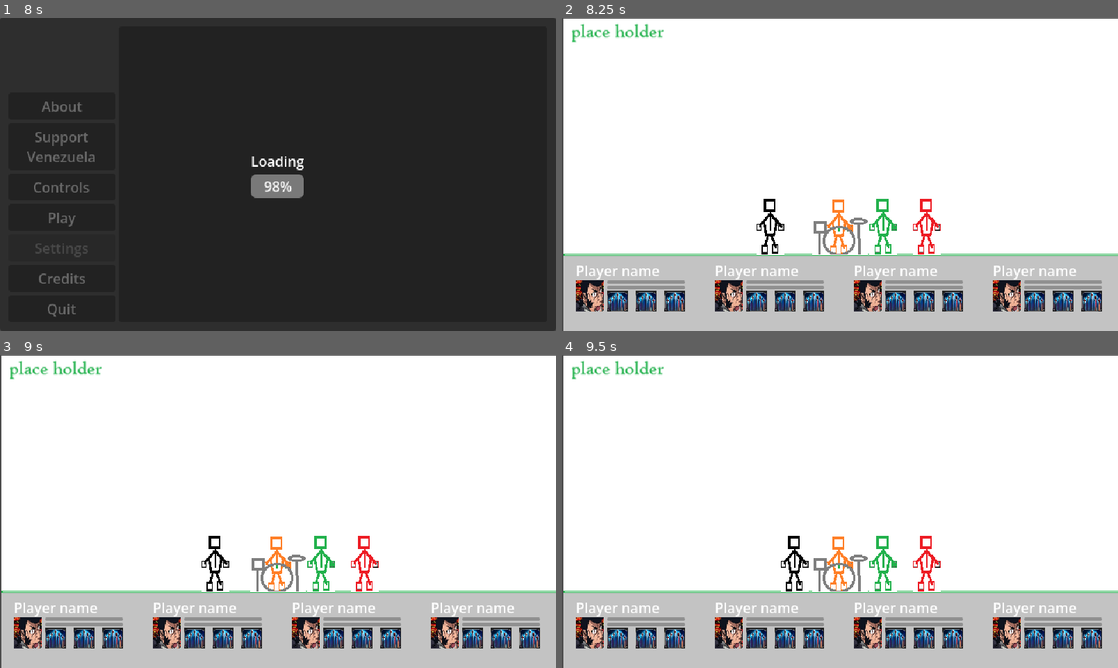
Above: before the commit, frames 1-4 (two rows, left to right).
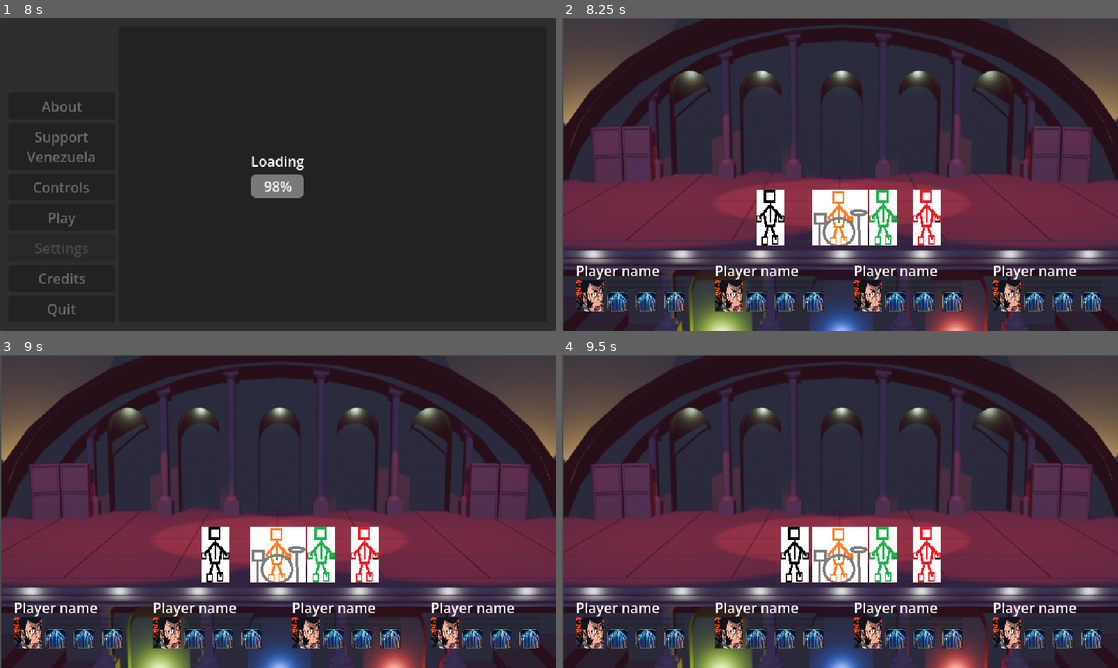
Above: after the commit, the same moments.

Repository: kevinesaa/juntos-game-jam
Game: Godot game, scene res://splash-screen/splash-screen.tscn
Same seed, same stepped clock (60 frames per second), same inputs: the game is played once before the commit and once after it.
Inputs:
- Up to frame 1 (8 s): tap Enter at 0.5, 2, 3.5 s; hold D (move_right) 0.53-1.28 s; tap K (basic_attack, bound only after the commit) at 0.6, 2.3, 4.35 s; tap H (follow_me, bound only after the commit) at 0.8, 1.35, 3.05, 5.1 s; tap Space at 1.25, 2.75, 4.25 s; hold A (move_left) 1.28-2.03 s; tap N (unfollow_me, bound only after the commit) at 1.55, 2.1, 3.8 s; hold D (move_right) 2.03-2.78 s; hold I (upgrade_skill, bound only after the commit) 2.78-3.53 s; tap E (next_character) at 2.85 s; hold A (move_left) 3.53-5.75 s; tap Q (previus_character) at 3.6 s; tap L (together_skill, bound only after the commit) at 4.15 s; tap J (use_skill, bound only after the commit) at 4.9 s; click "Play" at 5.75 s; click "Play" at 6.5 s; click "Support Venezuela" at 7.25 s
- Up to frame 2 (8.25 s): click "About" at 8 s
- Up to frame 3 (9 s): hold D (move_right) from 8.78 s (still down); tap N (unfollow_me, bound only after the commit) at 8.85 s
- Up to frame 4 (9.5 s): keep holding D (move_right)

Frame 1 is identical in both runs. In frame 2, 91% of the frame differs, in the area x 0-100%, y 0-100%; in frame 3, 91%; in frame 4, 91%.

Commit message:
feat: game-play background

Diff:
--- a/level-jam/level-jam.tscn
+++ b/level-jam/level-jam.tscn
@@ -3,7 +3,7 @@
 [ext_resource type="Script" uid="uid://b7ad4c60fa2ks" path="res://level-jam/level-jam-controller.gd" id="1_dgymi"]
 [ext_resource type="PackedScene" uid="uid://bcfwgr42yj4bi" path="res://level-jam/player-ui-layout.tscn" id="2_dgymi"]
 [ext_resource type="Script" uid="uid://dn1vx62hd863p" path="res://_commons/scene-manager/change-scene-controller.gd" id="2_oestl"]
-[ext_resource type="Texture2D" uid="uid://7v287sn2ae03" path="res://art-visuals/game-play-holder.png" id="2_xxrfw"]
+[ext_resource type="Texture2D" uid="uid://b1opabpolh8q8" path="res://art-visuals/game-play-background.png" id="3_r7tiq"]
 [ext_resource type="Script" uid="uid://g16hbx7227jf" path="res://player-controller/PlayerController.gd" id="3_xy2ov"]
 [ext_resource type="Script" uid="uid://dnnobjaro3ye8" path="res://player-controller/MyCharacterController.gd" id="4_qq2pt"]
 [ext_resource type="Texture2D" uid="uid://dxlgyitjvulnr" path="res://art-visuals/player2.png" id="4_xy2ov"]
@@ -38,13 +38,13 @@
 
 [node name="GamePlayHolder" type="Sprite2D" parent="gameNode" unique_id=1449437486]
 position = Vector2(322, 181)
-texture = ExtResource("2_xxrfw")
+texture = ExtResource("3_r7tiq")
 
 [node name="playerController_Node" type="Node" parent="gameNode" unique_id=687942859]
 script = ExtResource("3_xy2ov")
 
 [node name="player1_Node2D" type="Node2D" parent="gameNode/playerController_Node" unique_id=271839000]
-position = Vector2(240, 240)
+position = Vector2(240, 230)
 script = ExtResource("4_qq2pt")
 baseSpeed = 40.0
 skills_node_paths = Array[NodePath]([NodePath("skill1_player_1")])
@@ -62,7 +62,7 @@
 script = ExtResource("7_r7tiq")
 
 [node name="player2_Node2D" type="Node2D" parent="gameNode/playerController_Node" unique_id=1958795324]
-position = Vector2(420, 240)
+position = Vector2(420, 230)
 script = ExtResource("4_qq2pt")
 baseSpeed = 40.0
 skills_node_paths = Array[NodePath]([NodePath("skill1_plyaer2_Node2D")])
@@ -80,7 +80,7 @@
 script = ExtResource("7_r7tiq")
 
 [node name="player3_Node2D" type="Node2D" parent="gameNode/playerController_Node" unique_id=350844624]
-position = Vector2(370, 240)
+position = Vector2(370, 230)
 script = ExtResource("4_qq2pt")
 baseSpeed = 50.0
 skills_node_paths = Array[NodePath]([NodePath("skill1_player3_Node2D")])
@@ -98,7 +98,7 @@
 script = ExtResource("7_r7tiq")
 
 [node name="player4_Node2D" type="Node2D" parent="gameNode/playerController_Node" unique_id=355279349]
-position = Vector2(320, 240)
+position = Vector2(320, 230)
 script = ExtResource("4_qq2pt")
 baseSpeed = 30.0
 skills_node_paths = Array[NodePath]([NodePath("skill1_player4_Node2D")])
@@ -116,7 +116,7 @@
 script = ExtResource("7_r7tiq")
 
 [node name="ground_Node2D" type="Node2D" parent="gameNode" unique_id=39951809]
-position = Vector2(320, 285)
+position = Vector2(320, 275)
 
 [node name="StaticBody2D" type="StaticBody2D" parent="gameNode/ground_Node2D" unique_id=1745784022]
 
--- a/player-controller/MyCharacterController.gd
+++ b/player-controller/MyCharacterController.gd
@@ -1,13 +1,17 @@
 class_name MyCharacterController
 extends Node2D
 
-
+@export var baseHealth:float
 @export var baseSpeed:float
 @export var skills_node_paths:Array[NodePath] =[]
 
 #region skill controller signals
 signal on_current_skill_change(characterIndexId:int, skillIndex:int)
+signal on_character_health_change(currentHealth:float)
+signal on_skill_execute_notify(characterIndexId:int, skillIndex:int)
 #endregion
+
+var currentHealth:float
 var characterIndexId:int
 var newPosition:Vector2 = Vector2.ZERO
 var currentSkillIndex:int = 0
@@ -15,14 +19,24 @@
 
 func _ready() -> void:
 
-	for path in skills_node_paths:
+	for i in skills_node_paths.size():
+		var path = skills_node_paths.get(i)
 		var skillNode = get_node_or_null(path)
 		var skill = skillNode as SkillController
+		skill.setSkillIndexId(i)
+		skill.setCharacterOwnIndexId(characterIndexId)
 		charaterSkills.append(skill)
+
+func _process(delta: float) -> void:
+	pass
 
 
 func setCharacterIndexId(id:int) -> void:
 	self.characterIndexId = id
+	if(charaterSkills != null):
+		for skill in charaterSkills:
+			skill.setCharacterOwnIndexId(id)
+
 
 func moveCharacter(deltaTime:float,moveVector:Vector2) -> void:
 
@@ -46,3 +60,9 @@
 		self.currentSkillIndex = 0
 
 	on_current_skill_change.emit(self.characterIndexId,self.currentSkillIndex)
+
+
+func executeSkill() -> void:
+
+	var currentSkill:SkillController = charaterSkills.get(self.currentSkillIndex)
+	currentSkill.executeSkill()
--- a/player-controller/PlayerController.gd
+++ b/player-controller/PlayerController.gd
@@ -58,6 +58,19 @@
 	if(nextSkill):
 		self._nextSkill()
 
+	var togetherSkill = Input.is_action_just_pressed("together_skill")
+	var upgradeCurrentSkill = Input.is_action_just_pressed("upgrade_skill")
+
+
+	var specialSkill = Input.is_action_just_pressed("use_skill")
+	var basicSkill = Input.is_action_just_pressed("basic_attack")
+
+	var followme = Input.is_action_just_pressed("follow_me")
+	var unfollowme = Input.is_action_just_pressed("unfollow_me")
+
+	if(specialSkill):
+		_skill_one()
+
 	_move(delta,moveInput)
 
 
@@ -98,3 +111,7 @@
 func _selectedSkillChangeListener(characterIndexId:int, skillIndexId:int) -> void:
 
 	self.on_selected_skill_change_notify.emit(characterIndexId,skillIndexId)
+
+func _skill_one() -> void:
+	var currentCharacter:MyCharacterController = self.characters.get(self.currentSelectedIndex)
+	currentCharacter.executeSkill()
--- a/project.godot
+++ b/project.godot
@@ -60,6 +60,36 @@
 "events": [Object(InputEventKey,"resource_local_to_scene":false,"resource_name":"","device":-1,"window_id":0,"alt_press …(192 unchanged characters)…
 ]
 }
+use_skill={
+"deadzone": 0.2,
+"events": [Object(InputEventKey,"resource_local_to_scene":false,"resource_name":"","device":-1,"window_id":0,"alt_pressed":false,"shift_pressed":false,"ctrl_pressed":false,"meta_pressed":false,"pressed":false,"keycode":0,"physical_keycode":74,"key_label":0,"unicode":106,"location":0,"echo":false,"script":null)
+]
+}
+basic_attack={
+"deadzone": 0.2,
+"events": [Object(InputEventKey,"resource_local_to_scene":false,"resource_name":"","device":-1,"window_id":0,"alt_pressed":false,"shift_pressed":false,"ctrl_pressed":false,"meta_pressed":false,"pressed":false,"keycode":0,"physical_keycode":75,"key_label":0,"unicode":107,"location":0,"echo":false,"script":null)
+]
+}
+together_skill={
+"deadzone": 0.2,
+"events": [Object(InputEventKey,"resource_local_to_scene":false,"resource_name":"","device":-1,"window_id":0,"alt_pressed":false,"shift_pressed":false,"ctrl_pressed":false,"meta_pressed":false,"pressed":false,"keycode":0,"physical_keycode":76,"key_label":0,"unicode":108,"location":0,"echo":false,"script":null)
+]
+}
+upgrade_skill={
+"deadzone": 0.2,
+"events": [Object(InputEventKey,"resource_local_to_scene":false,"resource_name":"","device":-1,"window_id":0,"alt_pressed":false,"shift_pressed":false,"ctrl_pressed":false,"meta_pressed":false,"pressed":false,"keycode":0,"physical_keycode":73,"key_label":0,"unicode":105,"location":0,"echo":false,"script":null)
+]
+}
+follow_me={
+"deadzone": 0.2,
+"events": [Object(InputEventKey,"resource_local_to_scene":false,"resource_name":"","device":-1,"window_id":0,"alt_pressed":false,"shift_pressed":false,"ctrl_pressed":false,"meta_pressed":false,"pressed":false,"keycode":0,"physical_keycode":72,"key_label":0,"unicode":104,"location":0,"echo":false,"script":null)
+]
+}
+unfollow_me={
+"deadzone": 0.2,
+"events": [Object(InputEventKey,"resource_local_to_scene":false,"resource_name":"","device":-1,"window_id":0,"alt_pressed":false,"shift_pressed":false,"ctrl_pressed":false,"meta_pressed":false,"pressed":false,"keycode":0,"physical_keycode":78,"key_label":0,"unicode":110,"location":0,"echo":false,"script":null)
+]
+}
 
 [physics]
 
--- a/skills-controller/SkillController.gd
+++ b/skills-controller/SkillController.gd
@@ -1,2 +1,43 @@
 class_name SkillController
 extends Node
+
+@export var recoverySpeed:float
+@export var baseColdDown:float
+var currentColdDownStatus:float
+
+#region skills signals
+signal execute_without_power()
+signal execute_skill(characterIndexId:int,skillIndexId:int)
+signal recovery_skill_status(characterIndexId:int,skillIndexId:int,curentValue:float)
+#endregion
+var characterIndexId:int = 0
+var skillIndexId:int = 0
+
+func setCharacterOwnIndexId(characterIndex:int) -> void:
+	self.characterIndexId = characterIndex
+
+
+func setSkillIndexId(skillId:int):
+	self.skillIndexId = skillId
+
+func canExecute() -> bool:
+	return self.currentColdDownStatus >= self.baseColdDown
+
+func executeSkill() -> void:
+
+	if(canExecute()):
+		execute_without_power.emit()
+	else:
+		self.execute_skill.emit(self.characterIndexId,self.skillIndexId)
+		self.currentColdDownStatus = 0
+		self.recovery_skill_status.emit(self.characterIndexId,self.skillIndexId,currentColdDownStatus)
+
+func  _ready() -> void:
+	self.currentColdDownStatus = self.baseColdDown
+
+func _process(delta: float) -> void:
+
+	if(self.currentColdDownStatus < self.baseColdDown):
+		var recovery = delta * recoverySpeed
+		self.currentColdDownStatus = self.currentColdDownStatus + recovery
+		self.recovery_skill_status.emit(self.characterIndexId,self.skillIndexId,currentColdDownStatus)
Binary file added: art-visuals/game-play-background.png
Not shown, changed: art-visuals/game-play-background.png.import
Binary file removed: art-visuals/game-play-holder.png
Binary file removed: art-visuals/main_menu-place-holder.png
Not shown, removed: art-visuals/main_menu-place-holder.png.import
